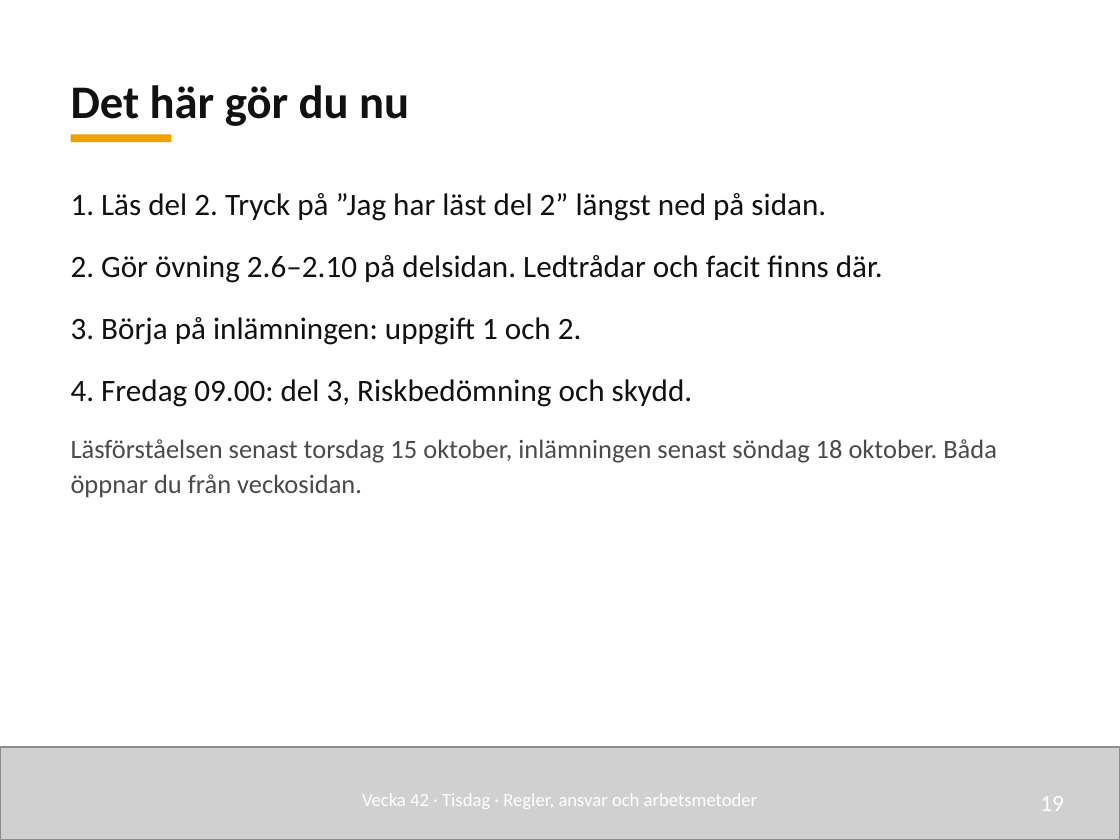
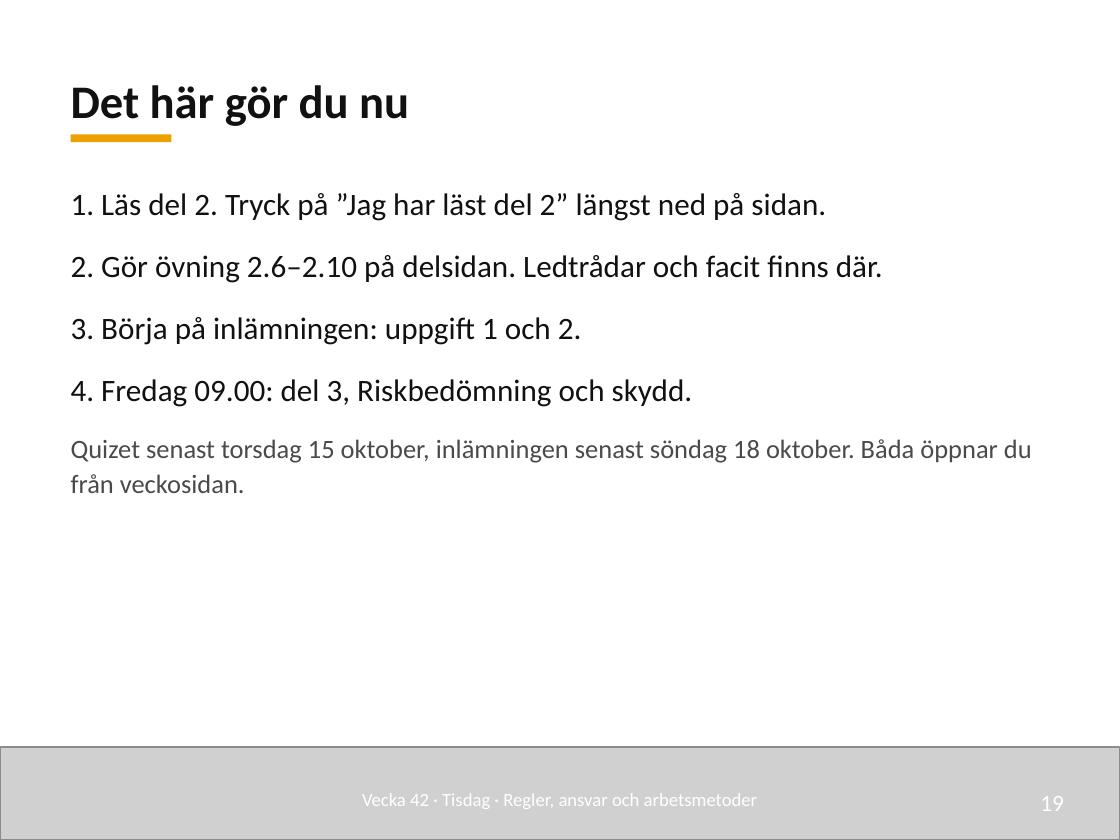
Before and after one commit to nj22az/nj22az.github.io, a slide deck: slide 19 of sjoskolan/vecka-42/aktuell/v42_02_Regler_ansvar_och_arbetsmetoder_elev.pptx. Drawn at 1120x840 pixels with LibreOffice and Linux fonts; fonts in the diff are those of the drawing; grey boxes stand for pictures. Boxes give left, top, right and bottom in pixels: in the first picture for what was removed or moved away, otherwise in the second. Text is boxed around its words. In the diff, an @@ line names an element or a change of style, - is before the commit and + after.

```diff
--- a/sjoskolan/vecka-42/aktuell/v42_02_Regler_ansvar_och_arbetsmetoder_elev.pptx
+++ b/sjoskolan/vecka-42/aktuell/v42_02_Regler_ansvar_och_arbetsmetoder_elev.pptx
@@ text at (71,439,1032,493): text changed @@
-Läsförståelsen senast torsdag 15 oktober, inlämningen senast söndag 18 oktober. Båda öppnar du från veckosidan.
+Quizet senast torsdag 15 oktober, inlämningen senast söndag 18 oktober. Båda öppnar du från veckosidan.
```
Also in this commit, not shown: 20 other files.
